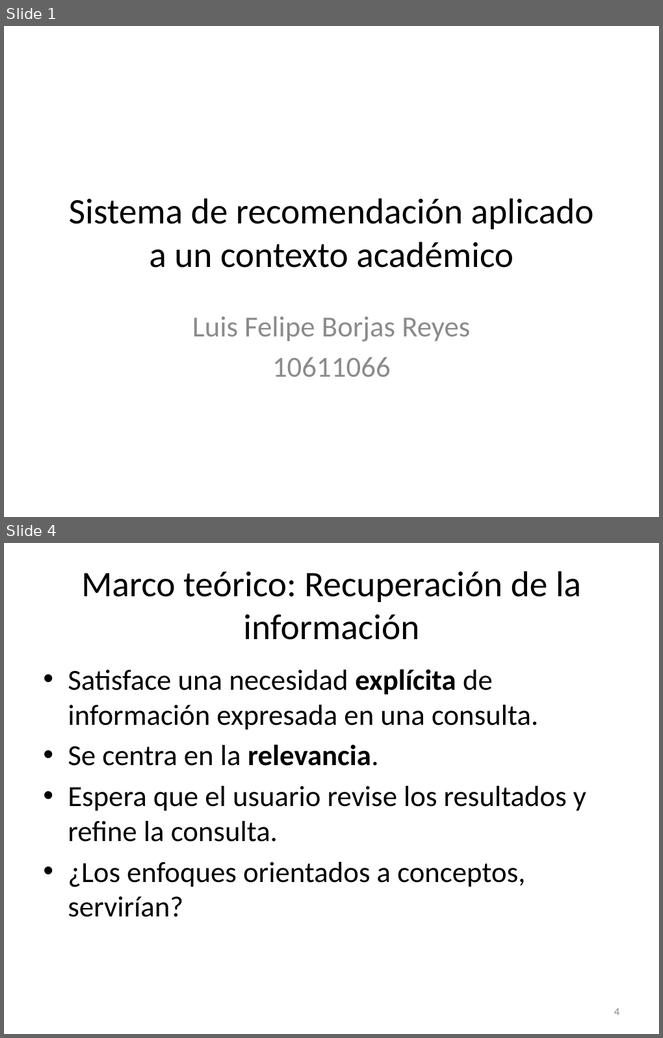
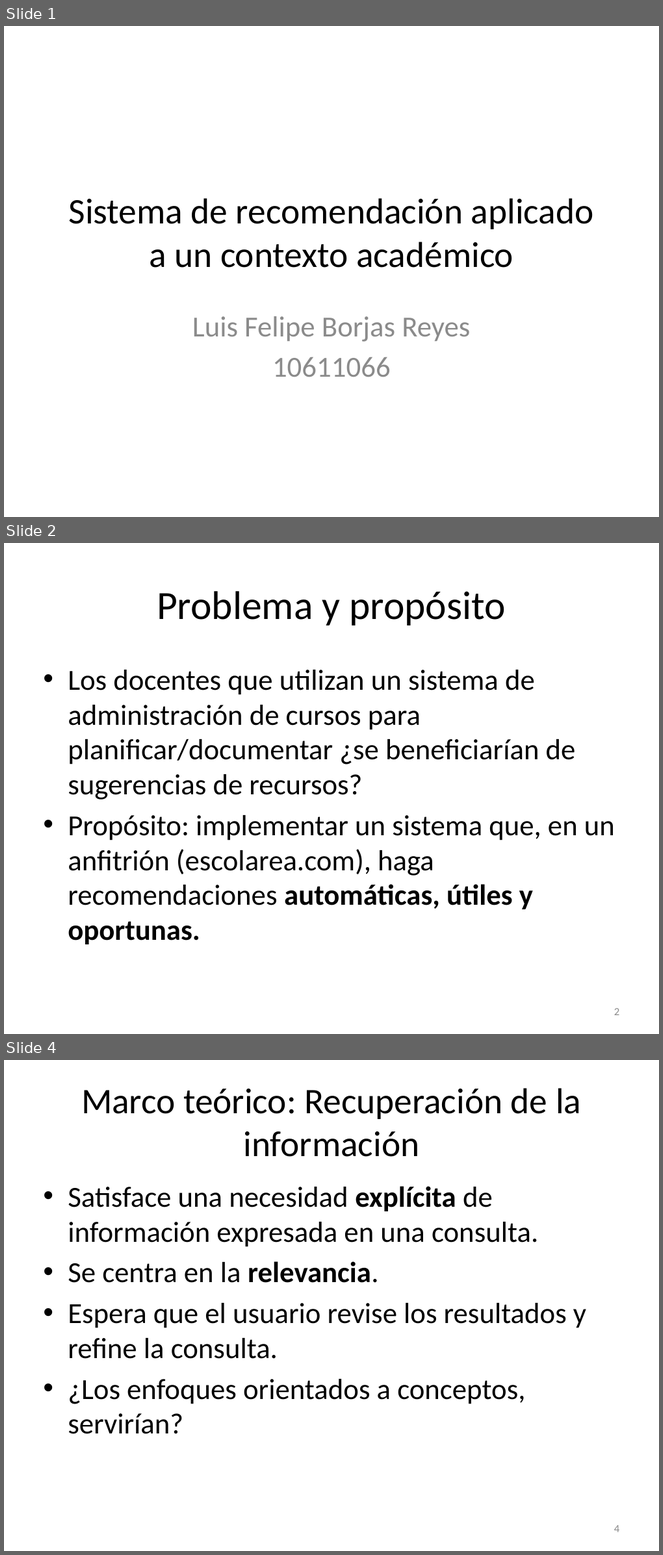
Before and after one commit to lfborjas/Lebrixen, a slide deck: Expo.pptx. Shown one above the other, each under a label of ours: slides 1 and 4 before the commit, slides 1, 2 and 4 after it; the slides between them are not shown. The pictures are 663x1038 and 663x1555 pixels, drawn with LibreOffice and Linux fonts; fonts in the diff are those of the drawing. Boxes give left, top, right and bottom in pixels: in the first picture for what was removed or moved away, otherwise in the second. Text is boxed around its words. In the diff, an @@ line names an element or a change of style, - is before the commit and + after.

```diff
--- a/Expo.pptx
+++ b/Expo.pptx
@@ slide 2 added at bbox=[4, 543, 659, 1034], background #FFFFFF @@
@@ title added at bbox=[157, 591, 506, 626], 44 pt, text #000000 @@
+Problema y propósito
@@ text added at bbox=[68, 670, 615, 945], 32 pt, text #000000 @@
+• Los docentes que utilizan un sistema de administración de cursos para planificar/documentar ¿se beneficiarían de sugerencias de recursos?
+• Propósito: implementar un sistema que, en un anfitrión (escolarea.com), haga recomendaciones automáticas, útiles y oportunas.
@@ page number added at bbox=[614, 1008, 620, 1016], 12 pt, text #8C8C8C @@
+2
```
Also in this commit, not shown: 7 slides changed, 3 other slides added, 1 slide removed, 1 other file.
